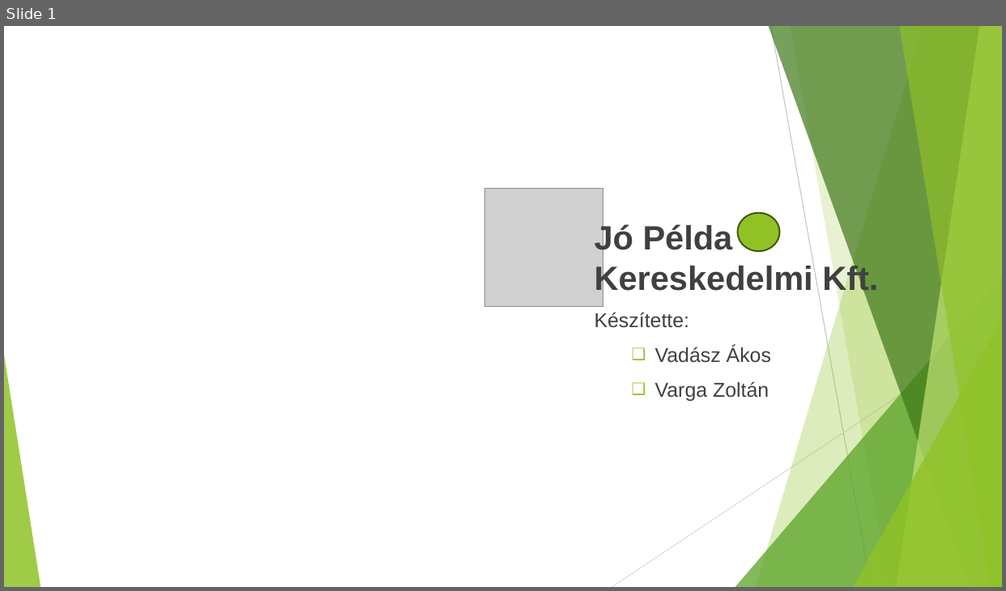
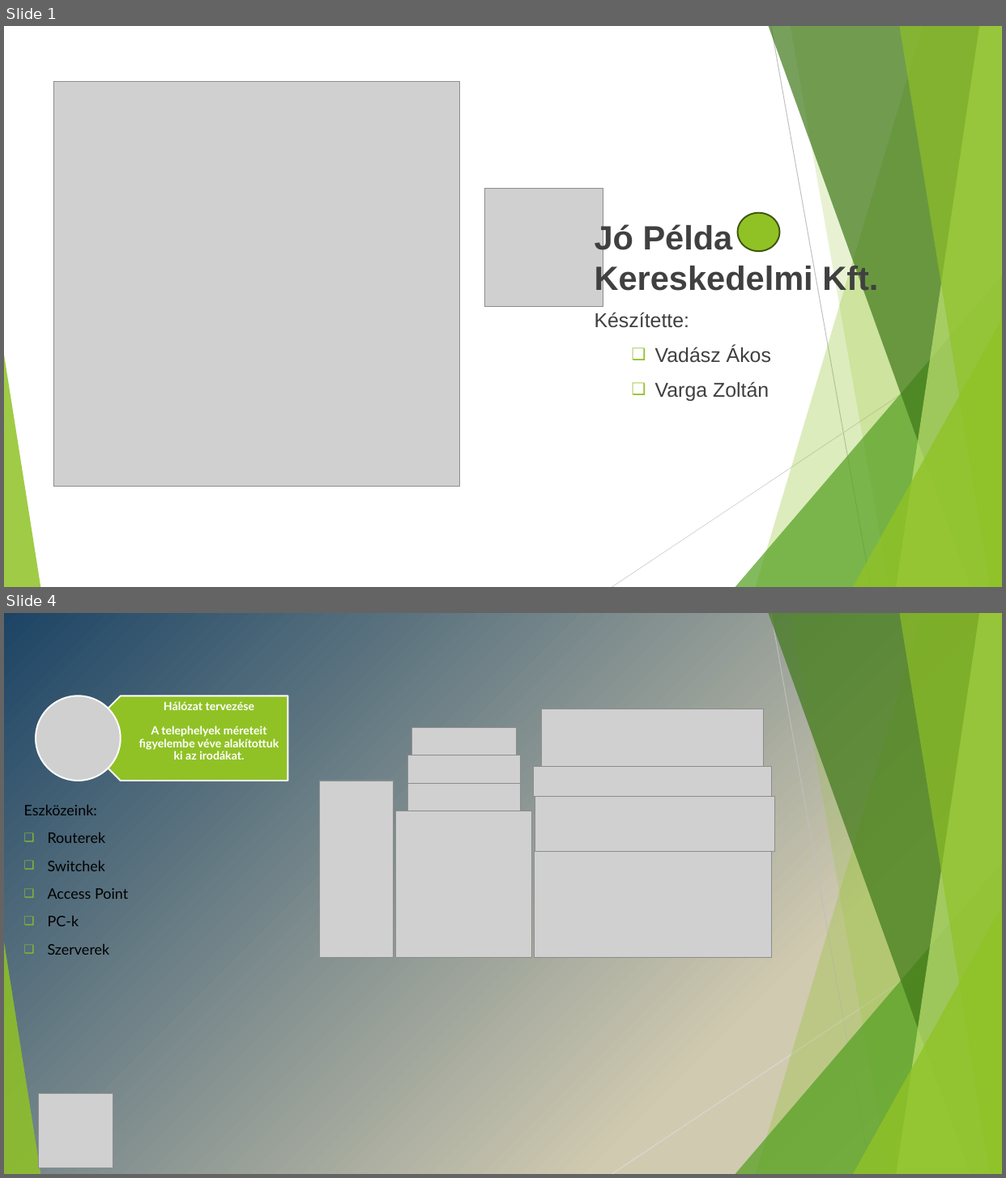
Before and after one commit to hmli83/414, a slide deck: Project_prezentacio.pptx. Shown one above the other, each under a label of ours: slide 1 before the commit, slides 1 and 4 after it; the slides between them are not shown. The pictures are 1006x591 and 1006x1178 pixels, drawn with LibreOffice and Linux fonts; fonts in the diff are those of the drawing; grey boxes stand for pictures. Boxes give left, top, right and bottom in pixels: in the first picture for what was removed or moved away, otherwise in the second. Text is boxed around its words. In the diff, an @@ line names an element or a change of style, - is before the commit and + after.

```diff
--- a/Project_prezentacio.pptx
+++ b/Project_prezentacio.pptx
@@ slide 4 added at (x1=4, y1=613, x2=1002, y2=1174), background gradient #1D4465 to #D0CAB0 to #E0DCCA; not listed: 10 template elements that a slide beside it also shows @@
@@ picture added at (x1=36, y1=696, x2=120, y2=781) @@
@@ pentagon arrow added at (x1=78, y1=696, x2=288, y2=781), fill #90C226, outline #FFFFFF 1.5 pt @@
@@ text added at (x1=139, y1=701, x2=279, y2=760), 11 pt, text #FFFFFF, bold @@
+Hálózat tervezése
+A telephelyek méreteit figyelembe véve alakítottuk ki az irodákat.
@@ picture added at (x1=543, y1=709, x2=764, y2=769) @@
@@ picture added at (x1=412, y1=727, x2=516, y2=758) @@
@@ picture added at (x1=408, y1=756, x2=521, y2=786) @@
@@ picture added at (x1=320, y1=781, x2=394, y2=957) @@
@@ picture added at (x1=533, y1=766, x2=772, y2=797) @@
@@ text added at (x1=24, y1=805, x2=128, y2=955), 14 pt, text #000000 @@
+Eszközeink:
+❑ Routerek
+❑ Switchek
+❑ Access Point
+❑ PC-k
+❑ Szerverek
@@ picture added at (x1=408, y1=784, x2=521, y2=811) @@
@@ picture added at (x1=535, y1=796, x2=775, y2=851) @@
@@ picture added at (x1=396, y1=811, x2=533, y2=957) @@
@@ picture added at (x1=535, y1=852, x2=772, y2=958) @@
@@ picture added at (x1=39, y1=1093, x2=113, y2=1169) @@
@@ slide 1 changed as well @@
@@ picture added at (x1=54, y1=81, x2=460, y2=487) @@
```
Also in this commit, not shown: 1 other slide changed, 9 other slides added, 1 slide removed.
